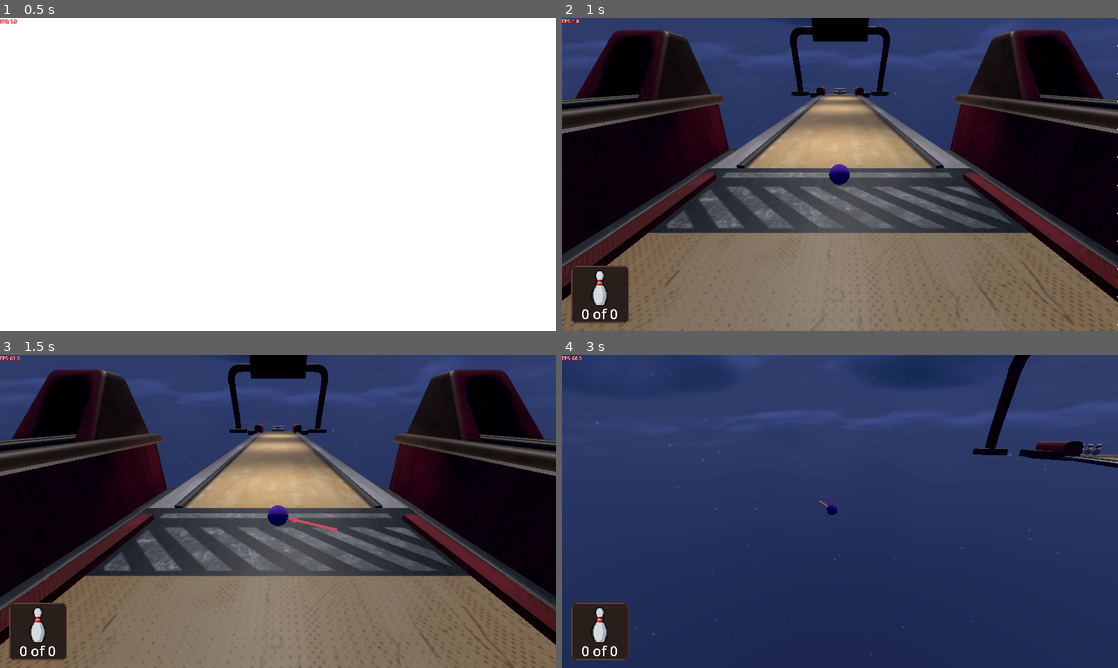
Above: before the commit, frames 1-4 (two rows, left to right).
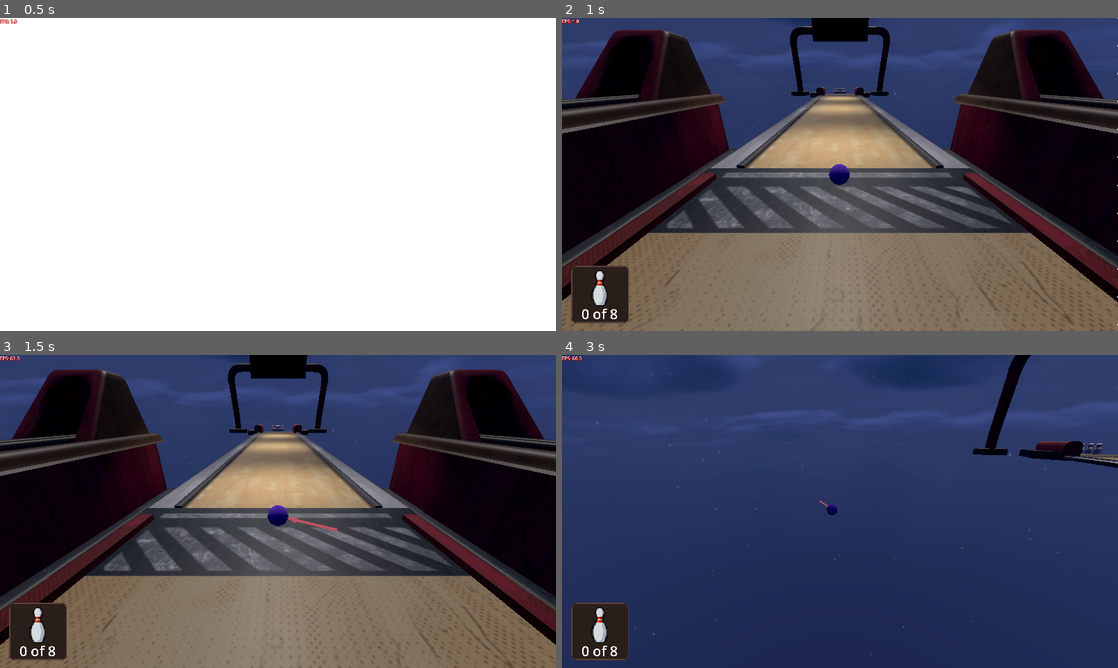
Above: after the commit, the same moments.

Repository: Cami-Cat/Dink-2026
Game: Godot game, scene res://Scenes/Core/GameCore/game_core.tscn
The game is run twice, just before and just after one commit, with the same random seed, the same clock (stepped at 60 frames per second) and the same inputs. Sound files missing from this copy of the repository are replaced by a short silence.
Inputs (mouse positions are in pixels of both pictures, inside the frame that each line leads up to):
- Up to frame 1 (0.5 s): no input
- Up to frame 2 (1 s): move the mouse to (962, 158) at 0.52 s; click (962, 158) at 0.6 s
- Up to frame 3 (1.5 s): drag from (166, 527) to (250, 574) at 1.27 s
- Up to frame 4 (3 s): move the mouse to (895, 442) at 2.02 s; hold 1 2.03-2.75 s; click (895, 442) at 2.17 s; drag from (812, 574) to (673, 464) at 2.77 s

Frame 1 is identical in both runs. In frame 2, less than 0.1% of the frame differs, in the area x 8-52%, y 22-97%; in frame 3, less than 0.1%; in frame 4, less than 0.1%, in the area x 8-98%, y 28-97%.

Commit message:
side camera changes , pin tracker now displays correct numbers

Diff:
--- a/Scenes/BaseScene/scene_base_3d.tscn
+++ b/Scenes/BaseScene/scene_base_3d.tscn
@@ -33,7 +33,7 @@
 size = Vector3(76, 9.345, 1.595)
 
 [sub_resource type="BoxShape3D" id="BoxShape3D_htquy"]
-size = Vector3(14.101763, 0.6346741, 128.22809)
+size = Vector3(14.101763, 0.76838684, 128.22809)
 
 [sub_resource type="BoxShape3D" id="BoxShape3D_uuwsw"]
 size = Vector3(0.52186966, 0.8204346, 114.52553)
@@ -75,7 +75,7 @@
 
 [node name="Pin Camera" type="Camera3D" parent="World Origin/Level" unique_id=1902897654 node_paths=PackedStringArray("pin_master")]
 transform = Transform3D(0.9356842, -0.132834, 0.3268794, 0, 0.9264278, 0.3764725, -0.35283852, -0.35225937, 0.8668438, 9.924216, 11.46455, -73.97075)
-fov = 43.5401
+fov = 40.0
 script = ExtResource("4_cfboo")
 pin_master = NodePath("../Pin Master")
 
@@ -88,7 +88,7 @@
 trigger_on_enter = [NodePath("../Pin Camera")]
 area_size = Vector3(76, 9.345, 1.595)
 
-[node name="@CollisionShape3D@21837" type="CollisionShape3D" parent="World Origin/Level/SideCamTriggerArea" unique_id=1614750402]
+[node name="@CollisionShape3D@20277" type="CollisionShape3D" parent="World Origin/Level/SideCamTriggerArea" unique_id=1358709730]
 shape = SubResource("BoxShape3D_dpqgl")
 debug_color = Color(0.875, 0, 0.236, 1)
 
@@ -97,7 +97,7 @@
 trigger_on_enter = [NodePath("../Pusher")]
 area_size = Vector3(76, 9.345, 1.595)
 
-[node name="@CollisionShape3D@21839" type="CollisionShape3D" parent="World Origin/Level/Trigger Area2" unique_id=461565272]
+[node name="@CollisionShape3D@20279" type="CollisionShape3D" parent="World Origin/Level/Trigger Area2" unique_id=1987049432]
 shape = SubResource("BoxShape3D_3xxyo")
 debug_color = Color(0.875, 0, 0.236, 1)
 
@@ -106,7 +106,7 @@
 trigger_on_enter = [NodePath("../Pusher2")]
 area_size = Vector3(76, 9.345, 1.595)
 
-[node name="@CollisionShape3D@21841" type="CollisionShape3D" parent="World Origin/Level/Trigger Area3" unique_id=1085778434]
+[node name="@CollisionShape3D@20281" type="CollisionShape3D" parent="World Origin/Level/Trigger Area3" unique_id=1771314348]
 shape = SubResource("BoxShape3D_5svqw")
 debug_color = Color(0.875, 0, 0.236, 1)
 
@@ -177,7 +177,7 @@
 transform = Transform3D(1, 0, 0, 0, 1, 0, 0, 0, 1, 0, -1.4, 0)
 
 [node name="CollisionShape3D" type="CollisionShape3D" parent="World Origin/Level/LaneNodes/StaticBody3D" unique_id=1333138614]
-transform = Transform3D(1, 0, 0, 0, 1, 0, 0, 0, 1, 0.015018702, -0.008468628, -47.223495)
+transform = Transform3D(1, 0, 0, 0, 1, 0, 0, 0, 1, 0.015018702, 0.058387756, -47.223495)
 shape = SubResource("BoxShape3D_htquy")
 
 [node name="RailCollision1" type="CollisionShape3D" parent="World Origin/Level/LaneNodes/StaticBody3D" unique_id=2123236963]
@@ -199,7 +199,7 @@
 trigger_on_enter = [NodePath("../CrowdOh")]
 area_size = Vector3(10, 9.345, 1.595)
 
-[node name="@CollisionShape3D@21843" type="CollisionShape3D" parent="World Origin/Level/CrowdExcitmentTrigger" unique_id=2049981542]
+[node name="@CollisionShape3D@20283" type="CollisionShape3D" parent="World Origin/Level/CrowdExcitmentTrigger" unique_id=677106706]
 shape = SubResource("BoxShape3D_m675f")
 debug_color = Color(0.875, 0, 0.236, 1)
 
@@ -214,7 +214,7 @@
 area_size = Vector3(1000, 1, 1000)
 metadata/_custom_type_script = "uid://sydlavbpat37"
 
-[node name="@CollisionShape3D@21845" type="CollisionShape3D" parent="World Origin/Level/CrowdSadTrigger" unique_id=1546731894]
+[node name="@CollisionShape3D@20285" type="CollisionShape3D" parent="World Origin/Level/CrowdSadTrigger" unique_id=1589657756]
 shape = SubResource("BoxShape3D_17yxc")
 debug_color = Color(0.875, 0, 0.236, 1)
 
--- a/Scenes/UI/Game/pin_tracker.gd
+++ b/Scenes/UI/Game/pin_tracker.gd
@@ -2,6 +2,7 @@
 extends Control
 
 @onready var pin_master:PinMaster = get_tree().get_first_node_in_group(PinMaster.PIN_GROUP)
+@onready var scene:SceneBase3D = get_tree().get_first_node_in_group(SceneBase3D.SCENE_GROUP)
 
 @onready var rich_text_label: RichTextLabel = $NinePatchRect/RichTextLabel
 
@@ -10,14 +11,23 @@
 
 func _ready() -> void:
 	pin_master.pin_knocked_over.connect(_handle_pins_knocked_changed)
+	scene.required_pins_changed.connect(_handle_pins_required_changed)
+	scene.scene_completed.connect(_handle_scene_completed)
+	required = scene.required_pins
+	_update_label()
+
+func _handle_scene_completed(_number_compelted_stages:int):
+	knocked = 0
 	_update_label()
 
 func _handle_pins_required_changed(new_required:int):
 	required = new_required
+	_update_label()
 	pass
 
 func _handle_pins_knocked_changed(new_total:int):
 	knocked = new_total
+	_update_label()
 	pass
 
 func _update_label():
--- a/Scripts/Class/Level/Objects/pin_camera.gd
+++ b/Scripts/Class/Level/Objects/pin_camera.gd
@@ -14,5 +14,9 @@
 
 func _process(delta: float) -> void:
 	var desired_look_at:Transform3D = global_transform.looking_at(pin_master.get_center_of_nodes())
-	if current:
-		global_transform.basis = global_basis.slerp(desired_look_at.basis,delta * camera_speed)
+	#if current:
+	global_transform.basis = global_basis.slerp(desired_look_at.basis,delta * camera_speed)
+	var furthest_pin_distance :float = pin_master.get_furthest_child_distance()
+	furthest_pin_distance = clamp(remap(furthest_pin_distance,100,200,40,60),40,60)
+	fov = move_toward(fov,furthest_pin_distance,delta * 10)
+	print("Fov = %s" % fov)
--- a/Scripts/Class/Level/Objects/pin_master.gd
+++ b/Scripts/Class/Level/Objects/pin_master.gd
@@ -85,23 +85,35 @@
 	return
 
 func get_center_of_nodes() -> Vector3:
-	if self.get_child_count() == 0:
+	if get_child_count() == 0:
 		return Vector3.ZERO
+	var weighted_position_sum: Vector3 = Vector3.ZERO
+	var total_weight: float = 0.0
+	for pin in get_children():
+		if is_instance_valid(pin) and pin.is_inside_tree():
+			var weight: float = global_position.distance_to(pin.global_position)
+			if global_position.distance_to(pin.global_position) > 500:
+				weight = 0.0
+			weighted_position_sum += pin.global_position * weight
+			total_weight += weight
+	if total_weight <= 0.0:
+		return global_position
+	return weighted_position_sum / total_weight
 
-	var position_sum := Vector3.ZERO
-	var valid_node_count := 0
+func get_furthest_child_distance() -> float:
+	var furthest_distance: float = 0.0
+	for child: Node in get_children():
+		if child is Node3D and is_instance_valid(child) and child.is_inside_tree():
+			var distance: float = global_position.distance_to(
+				(child as Node3D).global_position
+			)
 
-	for pin in self.get_children():
-		if is_instance_valid(pin) and pin.is_inside_tree():
-			position_sum += pin.global_position
-			valid_node_count += 1
+			furthest_distance = max(furthest_distance, distance)
+	return furthest_distance
 
-	if valid_node_count == 0:
-		return Vector3.ZERO
-
-	return position_sum / valid_node_count
 
 func _on_pin_knocked_over() -> void:
 	pins_knocked_over += 1
+	GVar.total_pins_knocked += 1
 	pin_knocked_over.emit(pins_knocked_over)
 	return
--- a/Scripts/Globals/g_var.gd
+++ b/Scripts/Globals/g_var.gd
@@ -75,3 +75,4 @@
 		world_origin = value
 
 var total_scene_completions : int = 0
+var total_pins_knocked : int = 0
--- a/Scripts/Scene Management/scene_base_3d.gd
+++ b/Scripts/Scene Management/scene_base_3d.gd
@@ -4,13 +4,17 @@
 const SCENE_GROUP : StringName = &"Scene"
 
 var stage_num : int = 0
-var required_pins : int = 0
+var required_pins : int = 0:
+	set(a):
+		required_pins = a
+		required_pins_changed.emit(required_pins)
 var required_pin_exponent : float = 0.8
 var time_before_reset : float = 2.0
 var ball_launches : int = 0
 var stage_completed : bool = false
 
 signal scene_completed(new_stage : int)
+signal required_pins_changed(new_amount : int)
 
 func _init() -> void:
 	add_to_group(SCENE_GROUP)
@@ -59,7 +63,7 @@
 	camera._reset()
 
 func _on_pin_knocked_over(current_amount : int = 0) -> void:
-	if current_amount > required_pins:
+	if current_amount >= required_pins:
 		_on_stage_complete()
 		return
 	return
